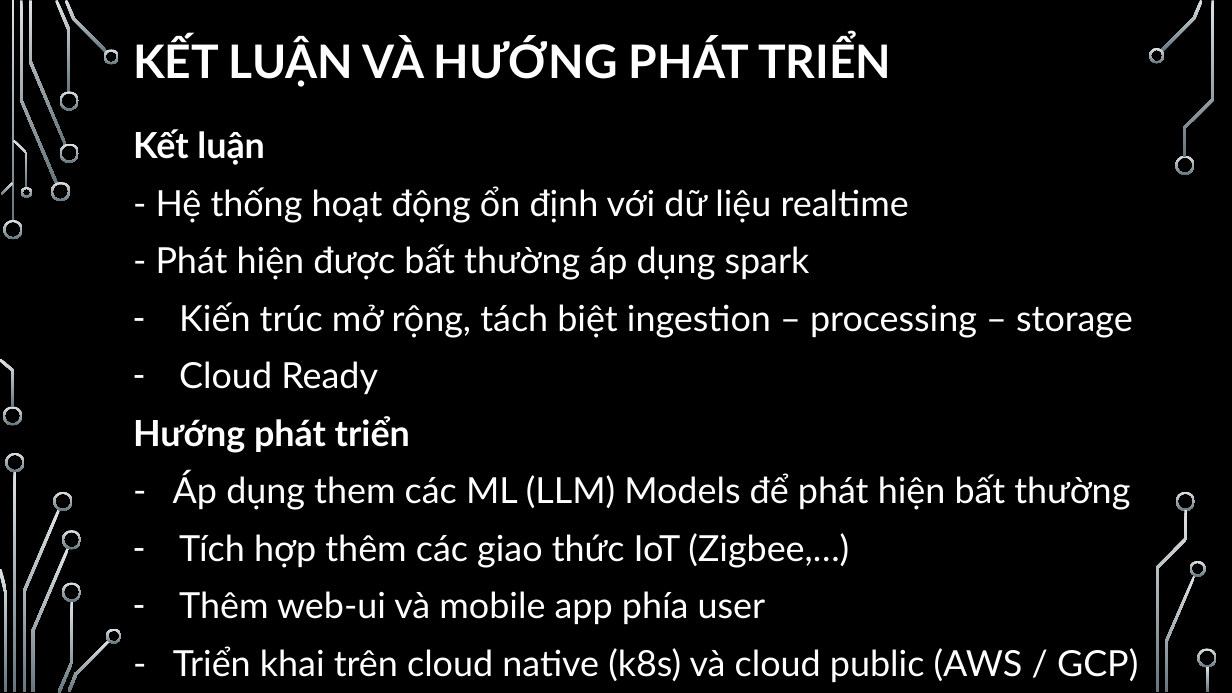
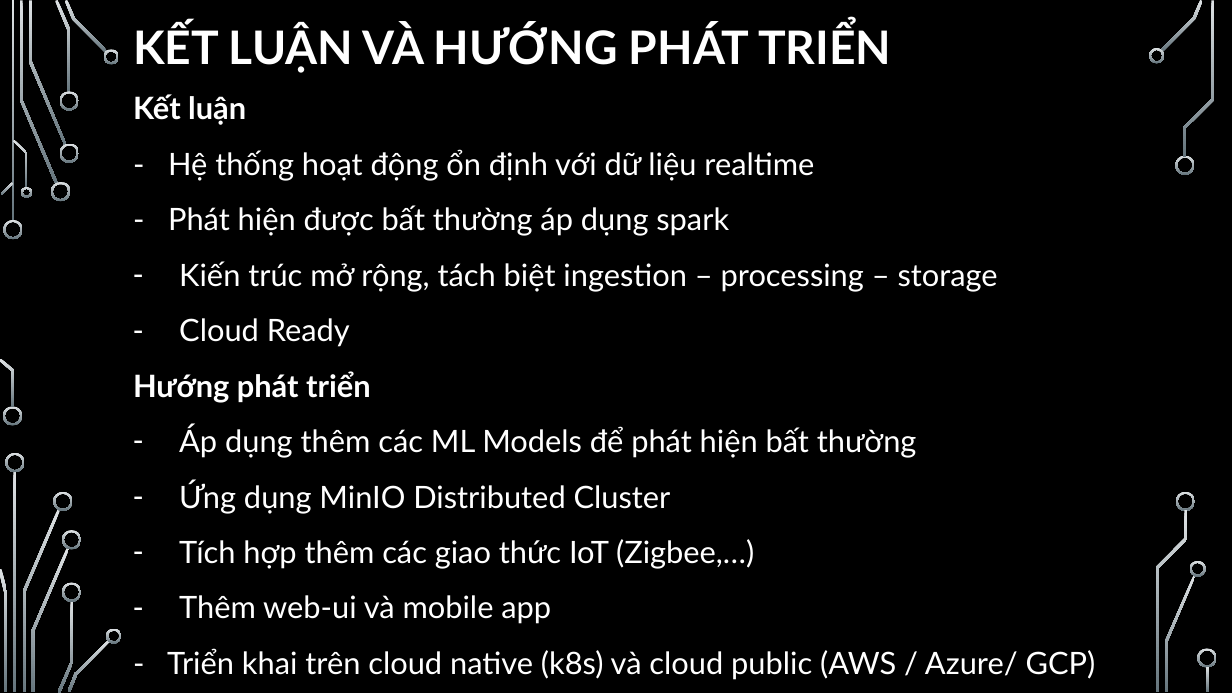
Before and after one commit to buuhq-uit/uit-bigdata-cloud-team32, a slide deck: slide 9 of report/Presentation_Project_Team32-Final.pptx. Drawn at 1232x693 pixels with LibreOffice and Linux fonts; fonts in the diff are those of the drawing; background and template pictures are left out. Boxes give left, top, right and bottom in pixels: in the first picture for what was removed or moved away, otherwise in the second. Text is boxed around its words. In the diff, an @@ line names an element or a change of style, - is before the commit and + after.

```diff
--- a/report/Presentation_Project_Team32-Final.pptx
+++ b/report/Presentation_Project_Team32-Final.pptx
@@ title "KẾT LUẬN VÀ HƯỚNG PHÁT ...": place and size @@
-title "KẾT LUẬN VÀ HƯỚNG PHÁT ..." at [133,38,891,87]
+title "KẾT LUẬN VÀ HƯỚNG PHÁT ..." at [133,24,891,73]
@@ text "Kết luận": place and size @@
-text "Kết luận" at [133,129,1138,682]
+text "Kết luận" at [133,94,1096,680]
@@ text at [133,94,998,569]: size 28 to 24 pt in "Kết luận", "- Hệ thống hoạt động ổn định ...", "- Phát hiện được bất thường áp ...", "Kiến trúc mở rộng, tách biệt ingestion ..." and 3 more places; line spacing 44.8pt to 1.5 @@
@@ text at [179,425,917,514]: text changed; size 28 to 24 pt @@
-- Áp dụng them các ML (LLM) Models để phát hiện bất thường
+– Áp dụng thêm các ML Models để phát hiện bất thường
+– Ứng dụng MinIO Distributed Cluster
@@ text at [167,595,1096,680]: text changed; size 28 to 24 pt @@
-– Thêm web-ui và mobile app phía user
-- Triển khai trên cloud native (k8s) và cloud public (AWS / GCP)
+– Thêm web-ui và mobile app
+- Triển khai trên cloud native (k8s) và cloud public (AWS / Azure/ GCP)
```
Also in this commit, not shown: 4 other slides changed, 1 slide added, 6 other files.
